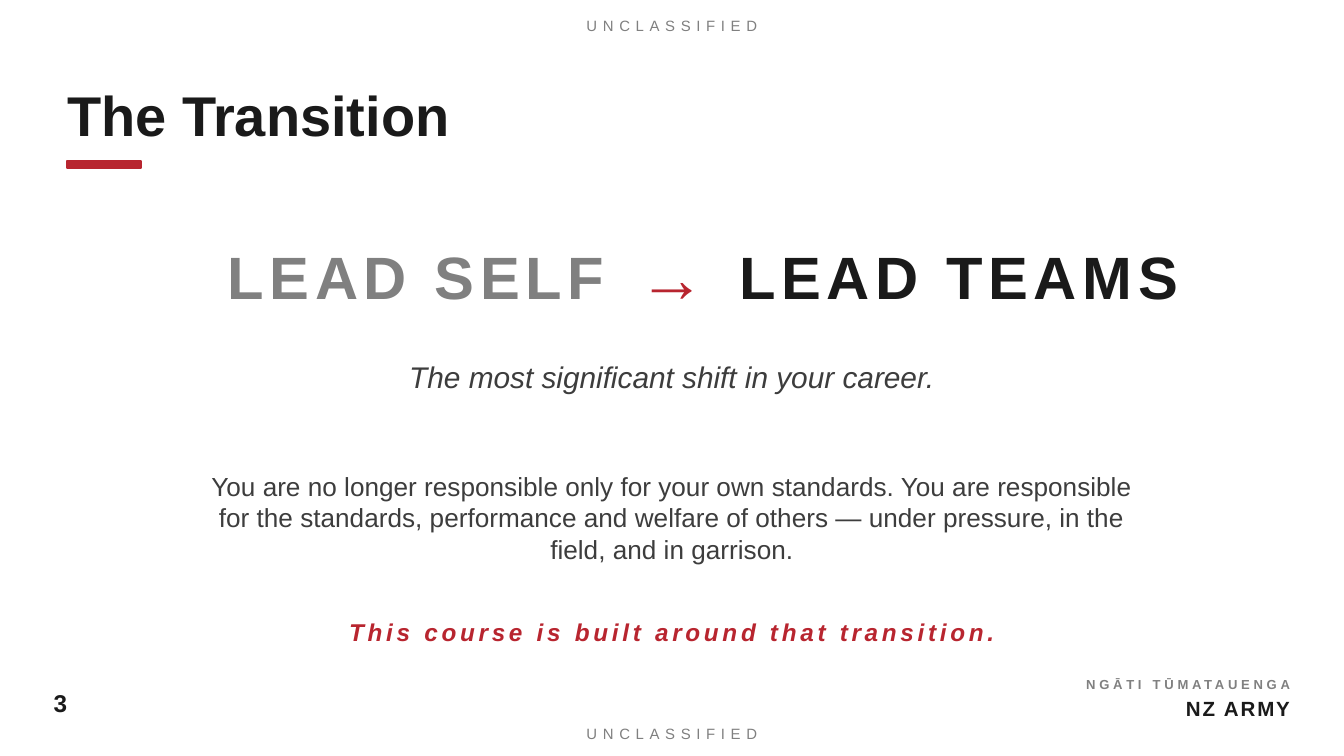
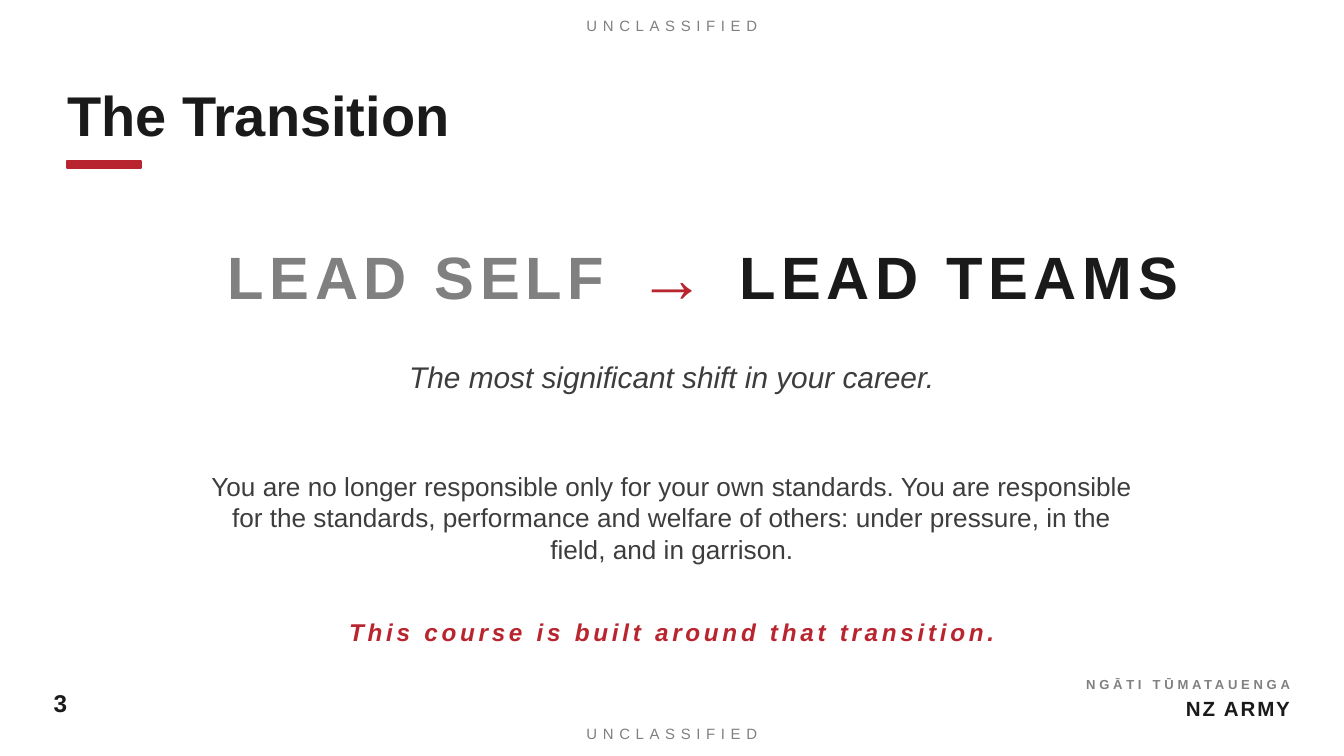
Before and after one commit to TacEdge/PUP, a slide deck: slide 3 of output/ci-opening-address-lead-teams.pptx. Drawn at 1344x756 pixels with LibreOffice and Linux fonts; fonts in the diff are those of the drawing. Boxes give left, top, right and bottom in pixels: in the first picture for what was removed or moved away, otherwise in the second. Text is boxed around its words. In the diff, an @@ line names an element or a change of style, - is before the commit and + after.

```diff
--- a/output/ci-opening-address-lead-teams.pptx
+++ b/output/ci-opening-address-lead-teams.pptx
@@ text at (211,477,1131,565): text changed @@
-You are no longer responsible only for your own standards. You are responsible for the standards, performance and welfare of others — under pressure, in the field, and in garrison.
+You are no longer responsible only for your own standards. You are responsible for the standards, performance and welfare of others: under pressure, in the field, and in garrison.
```
Also in this commit, not shown: 7 other slides changed, 1 other file.
